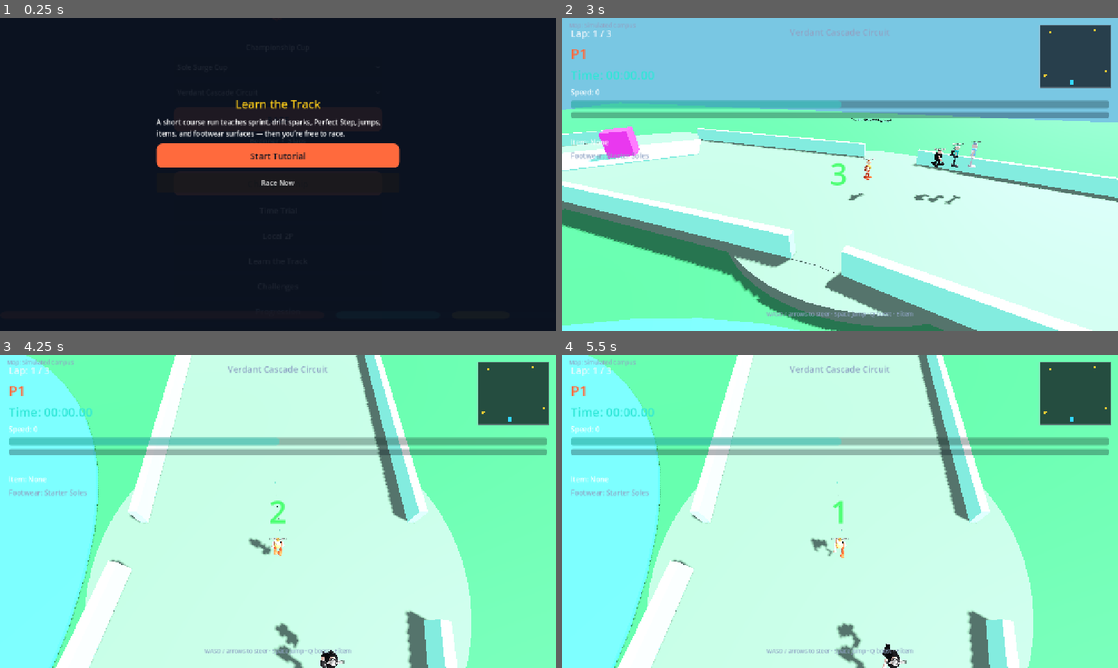
Above: before the commit, frames 1-4 (two rows, left to right).
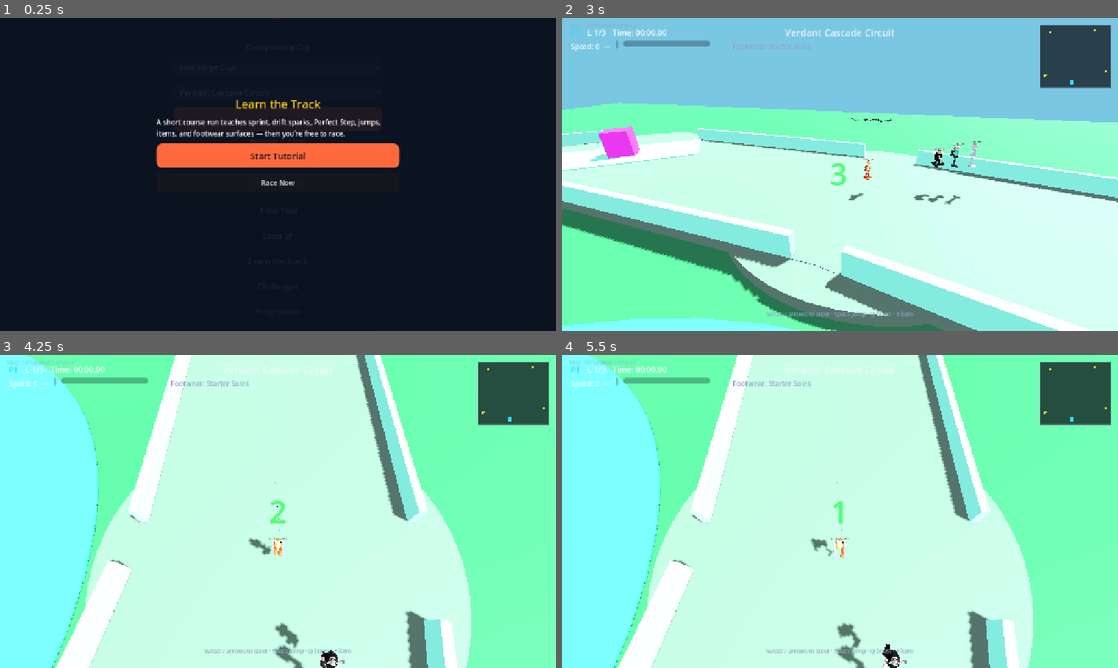
Above: after the commit, the same moments.

Repository: gunnchOS3k/pedestrian-pursuit
Game: Godot game, scene res://scenes/main/MainMenu.tscn
Two runs of this game, one before a commit and one after it. Both use one fixed random seed, a clock stepped at 60 frames per second and the inputs below.
Inputs (mouse positions are in pixels of both pictures, inside the frame that each line leads up to):
- Up to frame 1 (0.25 s): no input
- Up to frame 2 (3 s): click "Sole Surge Cup" at 0.5 s; click "Verdant Cascade Circuit" at 1.25 s; click "RACE" at 2 s; click "Championship" at 2.75 s
- Up to frame 3 (4.25 s): tap Enter (ui_accept) at 3.5 s; move the mouse to (400, 495) at 3.52 s; hold D (move_right) from 3.53 s (still down); hold Shift (drift) from 3.53 s (still down); click (400, 495) at 3.67 s; tap Space (jump) at 3.77, 4.07 s; tap R (special) at 3.8 s
- Up to frame 4 (5.5 s): move the mouse to (728, 527) at 4.27 s; release D (move_right) at 4.28 s; release Shift (drift) at 4.28 s; hold S (brake) 4.28-5.03 s; tap R (special) at 4.35, 5.3 s; tap Space (jump) at 4.52, 4.82 s; tap Shift (drift) at 4.55 s; move the mouse to (895, 442) at 5.02 s; hold D (move_right) from 5.03 s (still down); hold Q (boost) from 5.03 s (still down)

The runs differ from the first frame. In frame 2, 5.8% of the frame differs, in the area x 1-99%, y 3-46%; in frame 3, 5.9%, in the area x 1-99%, y 1-46%; in frame 4, 5.9%.

Commit message:
vxp31: repair menu HUD pause results and tutorial visual defects
Recluster race HUD, adaptive TutorialCoach placement, podium TextureRect
glyphs, demote Championship CTA, and stop speed-stripe CTA clipping.

Co-authored-by: Cursor <cursoragent@cursor.com>

Diff:
--- a/scripts/ui/MainMenu.gd
+++ b/scripts/ui/MainMenu.gd
@@ -908,13 +908,18 @@
 		var stripe := TextureRect.new()
 		stripe.name = "Vxp3SpeedStripe"
 		stripe.texture = load("res://assets/branding/vxp3/pp-speed-stripe.png") as Texture2D
-		stripe.set_anchors_preset(Control.PRESET_BOTTOM_WIDE)
-		stripe.offset_top = -72
+		## Decorative left rail only — never cover bottom CTAs.
+		stripe.set_anchors_preset(Control.PRESET_LEFT_WIDE)
+		stripe.offset_left = 0
+		stripe.offset_right = 28
+		stripe.offset_top = 0
+		stripe.offset_bottom = 0
 		stripe.expand_mode = TextureRect.EXPAND_IGNORE_SIZE
 		stripe.stretch_mode = TextureRect.STRETCH_SCALE
-		stripe.modulate = Color(1, 1, 1, 0.55)
+		stripe.modulate = Color(1, 1, 1, 0.35)
 		stripe.mouse_filter = Control.MOUSE_FILTER_IGNORE
 		add_child(stripe)
+		move_child(stripe, 1)
 	var bg_node := get_node_or_null("Background") as ColorRect
 	if bg_node:
 		bg_node.color = Vxp3BrandScript.COLOR_NIGHT_TRACK
--- a/scripts/ui/RaceHUD.gd
+++ b/scripts/ui/RaceHUD.gd
@@ -46,7 +46,7 @@
 		if tracker.has_signal("place_changed") and not tracker.place_changed.is_connected(_on_place_changed):
 			tracker.place_changed.connect(_on_place_changed)
 	countdown_label.visible = true
-	item_label.text = "Item: None"
+	item_label.text = "—"
 	if _wrong_way_label == null:
 		_wrong_way_label = Label.new()
 		_wrong_way_label.name = "WrongWayLabel"
@@ -157,7 +157,7 @@
 		var lap_mgr := race_mgr.get_node("LapManager")
 		var lap: int = lap_mgr.get_lap(_player)
 		lap_label.text = (
-			"Lap: %d / %d" % [min(lap + 1, GameManager.total_laps), GameManager.total_laps]
+			"L %d/%d" % [min(lap + 1, GameManager.total_laps), GameManager.total_laps]
 		)
 	if race_mgr and race_mgr.has_node("PositionTracker"):
 		var pos: int = race_mgr.get_node("PositionTracker").get_position_for(_player)
@@ -364,7 +364,7 @@
 func _on_timer(elapsed: float) -> void:
 	var mins := int(elapsed) / 60
 	var secs := fmod(elapsed, 60.0)
-	timer_label.text = "Time: %02d:%05.2f" % [mins, secs]
+	timer_label.text = "%02d:%05.2f" % [mins, secs]
 
 
 func _on_boost_changed(current: float, maximum: float) -> void:
@@ -374,11 +374,11 @@
 
 func _on_item_changed(item_id: String) -> void:
 	if item_id.is_empty():
-		item_label.text = "Item: None"
+		item_label.text = "—"
 		_set_item_icon(null)
 		return
 	var data := ItemData.load_by_id(item_id)
-	item_label.text = "Item: %s" % data.get("display_name", item_id)
+	item_label.text = str(data.get("display_name", item_id))
 	_set_item_icon(LaunchArtCatalogScript.item_icon(item_id))
 
 
@@ -423,7 +423,7 @@
 	var state := "SPRINT"
 	if _player != null and _player.has_method("get_speed_state"):
 		state = str(_player.get_speed_state())
-	speed_label.text = "Speed: %.0f  [%s]" % [speed, state]
+	speed_label.text = "%.0f  [%s]" % [speed, state]
 	var scene := get_parent()
 	if scene != null:
 		var cam = scene.get_node_or_null("CameraRig")
--- a/scripts/ui/ResultsScreen.gd
+++ b/scripts/ui/ResultsScreen.gd
@@ -44,7 +44,8 @@
 	GameManager.last_race_position = position
 	GameManager.last_race_finished = finished
 	podium_label.text = _build_podium_text(field_lines)
-	podium_label.visible = not podium_label.text.is_empty()
+	podium_label.visible = false
+	Vxp3PresentationScript.ensure_podium_glyphs(self, field_lines)
 	var field_block := "\n".join(field_lines) if not field_lines.is_empty() else ""
 	if GameManager.is_cup_active():
 		var total_time := GameManager.get_cup_total_time()
@@ -123,7 +124,8 @@
 		tagged.append("%d. %s%s" % [place, name, tag])
 		place += 1
 	podium_label.text = _build_podium_text(tagged)
-	podium_label.visible = not podium_label.text.is_empty()
+	podium_label.visible = false
+	Vxp3PresentationScript.ensure_podium_glyphs(self, tagged)
 	cup_summary_label.text = "Couch session — career XP not written.\nField:\n%s" % "\n".join(tagged)
 
 
--- a/scripts/ui/vxp3/TutorialCoach.gd
+++ b/scripts/ui/vxp3/TutorialCoach.gd
@@ -24,14 +24,35 @@
 	visible = false
 
 
+func place_adaptive(prefer: String = "bottom") -> void:
+	## Keep coach off runner center, touch controls, and minimap (top-right).
+	if _panel == null:
+		return
+	var vp := get_viewport().get_visible_rect().size
+	_panel.set_anchors_preset(Control.PRESET_TOP_LEFT)
+	_panel.anchor_right = 0.0
+	_panel.anchor_bottom = 0.0
+	var w := minf(420.0, vp.x * 0.42)
+	var h := 150.0
+	if prefer == "left" or vp.x >= 1400.0:
+		## Left rail — clears minimap + bottom touch.
+		_panel.offset_left = 16
+		_panel.offset_top = vp.y * 0.28
+		_panel.offset_right = 16 + w
+		_panel.offset_bottom = vp.y * 0.28 + h
+	else:
+		## Bottom-left band — clears center runner + top-right minimap.
+		_panel.offset_left = 16
+		_panel.offset_right = 16 + w
+		_panel.offset_top = vp.y - h - 24
+		_panel.offset_bottom = vp.y - 24
+
+
 func _build() -> void:
 	_panel = PanelContainer.new()
 	_panel.name = "CoachPanel"
-	_panel.set_anchors_preset(Control.PRESET_BOTTOM_WIDE)
-	_panel.offset_left = 24
-	_panel.offset_right = -24
-	_panel.offset_top = -168
-	_panel.offset_bottom = -24
+	_panel.set_anchors_preset(Control.PRESET_TOP_LEFT)
+	place_adaptive("bottom")
 	add_child(_panel)
 	var theme := BRAND.theme()
 	if theme:
@@ -70,6 +91,7 @@
 	_active_id = tip_id
 	_title.text = title
 	_body.text = body
+	place_adaptive("left" if tip_id in ["sprint", "drift_spark_tiers", "perfect_step"] else "bottom")
 	visible = true
 	if BRAND.reduce_motion_active():
 		_panel.modulate.a = 1.0
--- a/scripts/ui/vxp3/Vxp3Brand.gd
+++ b/scripts/ui/vxp3/Vxp3Brand.gd
@@ -8,7 +8,9 @@
 const BRAND_DIR := "res://assets/branding/vxp3/"
 const GLYPH_DIR := "res://assets/branding/vxp3/glyphs/"
 const THEME_PATH := "res://assets/ui/vxp3/themes/pp_vxp3_theme.tres"
-const CUSTOM_FONT_PENDING := true
+const DISPLAY_FONT_PATH := "res://assets/fonts/vxp31/barlow_condensed/BarlowCondensed-SemiBold.ttf"
+const DISPLAY_FONT_BOLD_PATH := "res://assets/fonts/vxp31/barlow_condensed/BarlowCondensed-Bold.ttf"
+const CUSTOM_FONT_PENDING := false
 
 ## Surfaces
 const COLOR_NIGHT_TRACK := Color("0B1220")
@@ -57,10 +59,34 @@
 ]
 
 
+static func display_font() -> Font:
+	if ResourceLoader.exists(DISPLAY_FONT_PATH):
+		return load(DISPLAY_FONT_PATH) as Font
+	return null
+
+
+static func display_font_bold() -> Font:
+	if ResourceLoader.exists(DISPLAY_FONT_BOLD_PATH):
+		return load(DISPLAY_FONT_BOLD_PATH) as Font
+	return display_font()
+
+
 static func theme() -> Theme:
 	if ResourceLoader.exists(THEME_PATH):
-		return load(THEME_PATH) as Theme
+		var loaded := load(THEME_PATH) as Theme
+		_apply_display_font(loaded)
+		return loaded
 	return _build_runtime_theme()
+
+
+static func _apply_display_font(t: Theme) -> void:
+	if t == null:
+		return
+	var font := display_font_bold()
+	if font == null:
+		return
+	t.set_font("font", "Label", font)
+	t.set_font("font", "Button", font)
 
 
 static func _build_runtime_theme() -> Theme:
--- a/scripts/ui/vxp3/Vxp3Presentation.gd
+++ b/scripts/ui/vxp3/Vxp3Presentation.gd
@@ -18,6 +18,9 @@
 	if title:
 		title.text = "Pedestrian Pursuit"
 		title.visible = true
+		var df := BRAND.display_font_bold()
+		if df:
+			title.add_theme_font_override("font", df)
 	var subtitle := vbox.get_node_or_null("Subtitle") as Label
 	if subtitle:
 		subtitle.text = BRAND.player_subtitle()
@@ -34,7 +37,14 @@
 	var start_cup := vbox.get_node_or_null("StartCupButton") as Button
 	if start_cup:
 		start_cup.text = "Championship"
-		BRAND.style_primary_cta(start_cup)
+		## Explicitly clear any prior primary CTA chrome so RACE stays sole hero action.
+		start_cup.remove_theme_stylebox_override("normal")
+		start_cup.remove_theme_stylebox_override("hover")
+		start_cup.remove_theme_stylebox_override("pressed")
+		start_cup.remove_theme_color_override("font_color")
+		BRAND.style_secondary_control(start_cup)
+		start_cup.custom_minimum_size.y = maxf(start_cup.custom_minimum_size.y, 48.0)
+		start_cup.add_theme_color_override("font_color", BRAND.COLOR_INK)
 	## Mode strip labels
 	_relabel_button(vbox, "TimeTrialButton", "Time Trial")
 	_relabel_button(vbox, "LocalMPButton", "Local 2P")
@@ -61,6 +71,7 @@
 		device_hint.add_theme_color_override("font_color", BRAND.COLOR_MUTED)
 	_reorder_primary(vbox)
 	_refresh_shoe_copy(menu)
+	_style_pickers(vbox)
 
 
 static func _ensure_hero(menu: Control) -> void:
@@ -192,16 +203,62 @@
 
 
 static func podium_glyph_prefix(place: int) -> String:
-	## Text-safe stand-in; TextureRect glyphs preferred when HUD builds visual podium.
+	## Accessible text fallback paired with TextureRect glyphs in ResultsScreen.
 	match place:
 		1:
-			return "[1]"
+			return "1st"
 		2:
-			return "[2]"
+			return "2nd"
 		3:
-			return "[3]"
+			return "3rd"
 		_:
 			return "%d." % place
+
+
+static func ensure_podium_glyphs(results: CanvasLayer, field_lines: PackedStringArray) -> void:
+	## Replace placeholder [1]/[2]/[3] text rows with glyph + accessible text.
+	if results == null:
+		return
+	var vbox := results.get_node_or_null("Panel/Margin/VBox") as VBoxContainer
+	if vbox == null:
+		return
+	var row := vbox.get_node_or_null("PodiumRow") as HBoxContainer
+	if row == null:
+		row = HBoxContainer.new()
+		row.name = "PodiumRow"
+		row.alignment = BoxContainer.ALIGNMENT_CENTER
+		row.add_theme_constant_override("separation", 18)
+		vbox.add_child(row)
+		var podium_label := vbox.get_node_or_null("PodiumLabel")
+		if podium_label:
+			vbox.move_child(row, podium_label.get_index())
+	for c in row.get_children():
+		c.queue_free()
+	for i in mini(3, field_lines.size()):
+		var slot := VBoxContainer.new()
+		slot.alignment = BoxContainer.ALIGNMENT_CENTER
+		var tex := TextureRect.new()
+		tex.custom_minimum_size = Vector2(48, 48)
+		tex.expand_mode = TextureRect.EXPAND_IGNORE_SIZE
+		tex.stretch_mode = TextureRect.STRETCH_KEEP_ASPECT_CENTERED
+		tex.texture = BRAND.glyph_texture("podium_%d" % (i + 1))
+		tex.tooltip_text = podium_glyph_prefix(i + 1)
+		slot.add_child(tex)
+		var lab := Label.new()
+		var name := str(field_lines[i])
+		var dot := name.find(". ")
+		if dot >= 0 and dot < 3:
+			name = name.substr(dot + 2)
+		lab.text = "%s · %s" % [podium_glyph_prefix(i + 1), name]
+		lab.horizontal_alignment = HORIZONTAL_ALIGNMENT_CENTER
+		lab.add_theme_font_size_override("font_size", BRAND.TYPE_METADATA)
+		lab.add_theme_color_override("font_color", BRAND.COLOR_INK)
+		slot.add_child(lab)
+		row.add_child(slot)
+	var legacy := vbox.get_node_or_null("PodiumLabel") as Label
+	if legacy:
+		## Keep accessible summary; hide raw placeholder look.
+		legacy.visible = false
 
 
 static func apply_hud_chrome(hud: CanvasLayer) -> void:
@@ -211,6 +268,7 @@
 	var margin := hud.get_node_or_null("Margin") as Control
 	if margin and t:
 		margin.theme = t
+	_recluster_hud(hud)
 	for path in ["Margin/VBox/LapLabel", "Margin/VBox/PositionLabel", "Margin/VBox/TimerLabel"]:
 		var lab := hud.get_node_or_null(path) as Label
 		if lab:
@@ -220,6 +278,13 @@
 	if pos:
 		pos.add_theme_font_size_override("font_size", BRAND.TYPE_POSITION_NUMBER)
 		pos.add_theme_color_override("font_color", BRAND.COLOR_KINETIC_ORANGE)
+		## Strip redundant "Position:" engineer stacking if present.
+		var tpos := pos.text
+		if tpos.begins_with("Position:"):
+			pos.text = tpos.replace("Position:", "P").strip_edges()
+	var lap := hud.get_node_or_null("Margin/VBox/LapLabel") as Label
+	if lap and lap.text.begins_with("Lap:"):
+		lap.text = lap.text.replace("Lap:", "L").strip_edges()
 	var timer := hud.get_node_or_null("Margin/VBox/TimerLabel") as Label
 	if timer:
 		timer.add_theme_font_size_override("font_size", BRAND.TYPE_TIMING_NUMBER)
@@ -229,13 +294,45 @@
 		boost.modulate = BRAND.COLOR_BOOST_CYAN
 	var course := hud.get_node_or_null("CourseLabel") as Label
 	if course:
-		course.add_theme_color_override("font_color", BRAND.COLOR_MUTED)
-		course.add_theme_font_size_override("font_size", BRAND.TYPE_COURSE_NAME - 4)
+		course.add_theme_color_override("font_color", BRAND.COLOR_INK)
+		course.add_theme_font_size_override("font_size", BRAND.TYPE_COURSE_NAME - 2)
+		course.modulate = Color(1, 1, 1, 0.92)
 	## Demote device-lab map noise unless Advanced role needs it
 	var map_lab := hud.get_node_or_null("MapProfileLabel") as Label
 	if map_lab:
 		map_lab.add_theme_color_override("font_color", BRAND.COLOR_MUTED)
 		map_lab.add_theme_font_size_override("font_size", BRAND.TYPE_METADATA)
+		map_lab.modulate.a = 0.55
+
+
+static func _recluster_hud(hud: CanvasLayer) -> void:
+	## Collapse stacked Map/Lap/Position/Time/Speed/Item into primary + secondary clusters.
+	var vbox := hud.get_node_or_null("Margin/VBox") as VBoxContainer
+	if vbox == null or vbox.get_node_or_null("HudCluster") != null:
+		return
+	var cluster := VBoxContainer.new()
+	cluster.name = "HudCluster"
+	cluster.add_theme_constant_override("separation", 6)
+	vbox.add_child(cluster)
+	vbox.move_child(cluster, 0)
+	var primary := HBoxContainer.new()
+	primary.name = "PrimaryRaceReadouts"
+	primary.add_theme_constant_override("separation", 16)
+	cluster.add_child(primary)
+	for n in ["PositionLabel", "LapLabel", "TimerLabel"]:
+		var node := vbox.get_node_or_null(n)
+		if node:
+			vbox.remove_child(node)
+			primary.add_child(node)
+	var secondary := HBoxContainer.new()
+	secondary.name = "SecondaryMeters"
+	secondary.add_theme_constant_override("separation", 12)
+	cluster.add_child(secondary)
+	for n in ["SpeedLabel", "ItemLabel", "BoostBar", "DriftMeter", "DriftSparkIcon", "FootwearLabel"]:
+		var node2 := vbox.get_node_or_null(n)
+		if node2:
+			vbox.remove_child(node2)
+			secondary.add_child(node2)
 
 
 static func apply_toast_chrome(toast: CanvasLayer) -> void:
@@ -259,3 +356,22 @@
 		sb.content_margin_top = 12
 		sb.content_margin_bottom = 12
 		panel.add_theme_stylebox_override("panel", sb)
+
+
+static func _style_pickers(vbox: VBoxContainer) -> void:
+	## Soften raw OptionButton form-lab look without removing selection contracts.
+	for name in ["RunnerPicker", "CoursePicker", "ShoePicker", "CupPicker", "DevicePicker"]:
+		var ob := vbox.get_node_or_null(name) as OptionButton
+		if ob == null:
+			continue
+		ob.custom_minimum_size.y = maxf(ob.custom_minimum_size.y, BRAND.TOUCH_MIN)
+		ob.add_theme_font_size_override("font_size", BRAND.TYPE_CONTROL)
+		ob.add_theme_color_override("font_color", BRAND.COLOR_INK)
+		var sb := StyleBoxFlat.new()
+		sb.bg_color = BRAND.COLOR_PANEL
+		sb.set_corner_radius_all(10)
+		sb.content_margin_left = 12
+		sb.content_margin_right = 12
+		sb.content_margin_top = 8
+		sb.content_margin_bottom = 8
+		ob.add_theme_stylebox_override("normal", sb)
Not shown, changed: tools/vxp3/run_structural.py
